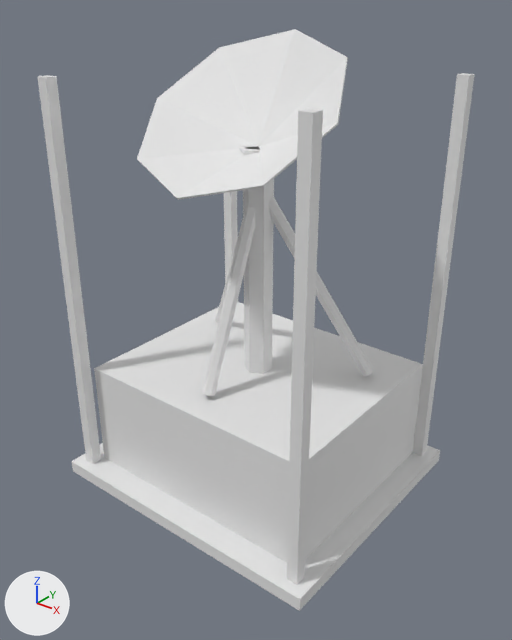
A saved change to the glTF model assets/source/buildings/directorate/sources/operational/radar_lod2.gltf.
Rendered twice from a 50 mm camera at (0.887, -1.117, 0.591) aimed at (0.02, -0.033, -0.081). Lighting does not change. The marker at lower left points along +X, +Y and +Z. The picture after the commit comes second. Vertices at exactly the same position are counted once.

In view in the first picture: 'radar_lod2'.
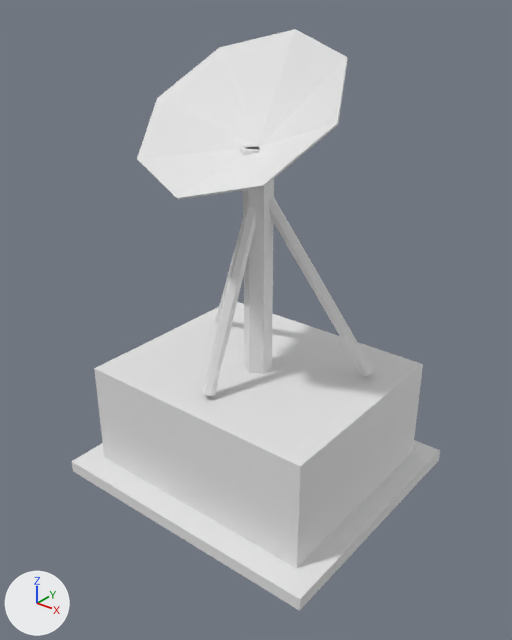
What differs and where, as boxes (x1, y1, x2, y2) in the pictures (512 x 640 px):
```json
{"object": "radar_lod2", "change": "reshaped", "before": [37, 29, 475, 611], "after": [72, 29, 440, 611], "on screen": "16% narrower"}
{"part": 1, "of": "me_radar_lod2", "change": "deleted", "before": [37, 75, 101, 464]}
{"part": 2, "of": "me_radar_lod2", "change": "deleted", "before": [287, 108, 323, 585]}
{"part": 3, "of": "me_radar_lod2", "change": "deleted", "before": [224, 191, 238, 302]}
{"part": 4, "of": "me_radar_lod2", "change": "deleted", "before": [413, 73, 475, 456]}
```

Scene script edits in JSON lines:
```json
{"block": "me_radar_lod2", "where": "# used by ob_radar_lod2; location = (0.0, 0.0, 0.0)"}
{"op": "remove", "block": "me_radar_lod2", "code": "me_radar_lod2.from_pydata(...)  # 130 vertices, 204 faces; spans x -0.34..0.34, y -0.3..0.3, z -0.5..0.496"}
{"op": "add", "block": "me_radar_lod2", "code": "me_radar_lod2.from_pydata(...)  # 100 vertices, 156 faces; spans x -0.34..0.34, y -0.3..0.3, z -0.5..0.496"}
{"block": "me_radar_lod2", "change": "me_radar_lod2 part 1: the loose piece of 8 vertices spanning x -0.315..-0.29, y -0.275..-0.25, z -0.47..0.42 is deleted"}
{"block": "me_radar_lod2", "change": "me_radar_lod2 part 2: the loose piece of 8 vertices spanning x 0.29..0.315, y -0.275..-0.25, z -0.47..0.42 is deleted"}
{"block": "me_radar_lod2", "change": "me_radar_lod2 part 3"}
{"block": "me_radar_lod2", "change": "7 vertices are removed from x -0.315..-0.29, y 0.25..0.275, z -0.47..0.42"}
{"block": "me_radar_lod2", "change": "12 faces are deleted"}
{"block": "me_radar_lod2", "change": "me_radar_lod2 part 4"}
{"block": "me_radar_lod2", "change": "7 vertices are removed from x 0.29..0.315, y 0.25..0.275, z -0.47..0.42"}
{"block": "me_radar_lod2", "change": "12 faces are deleted"}
```
